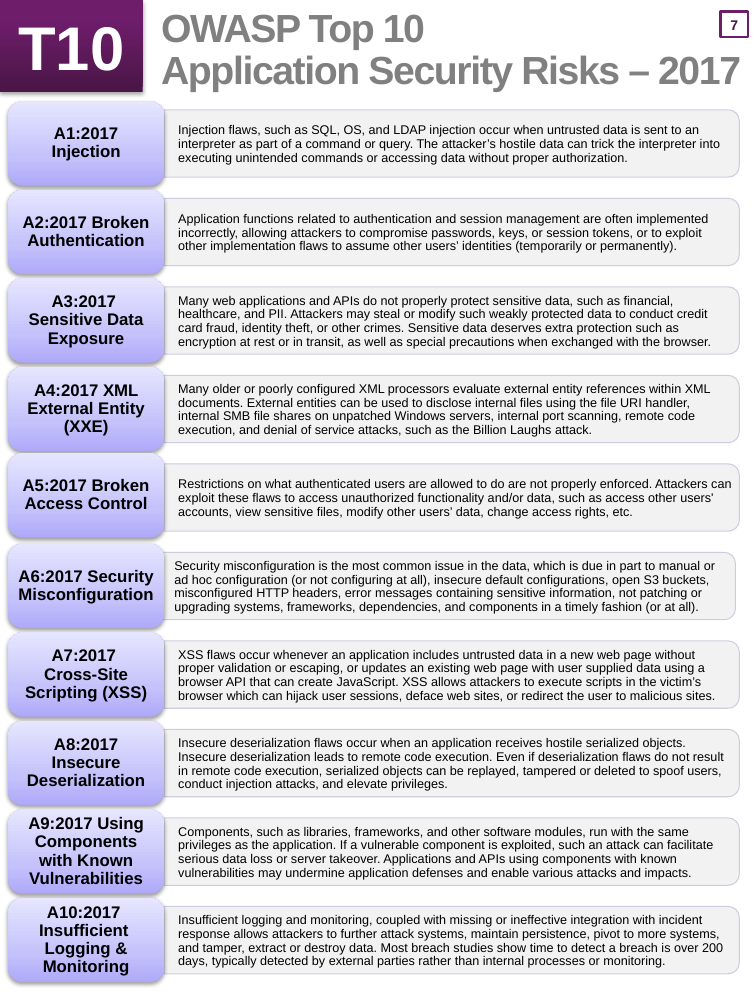
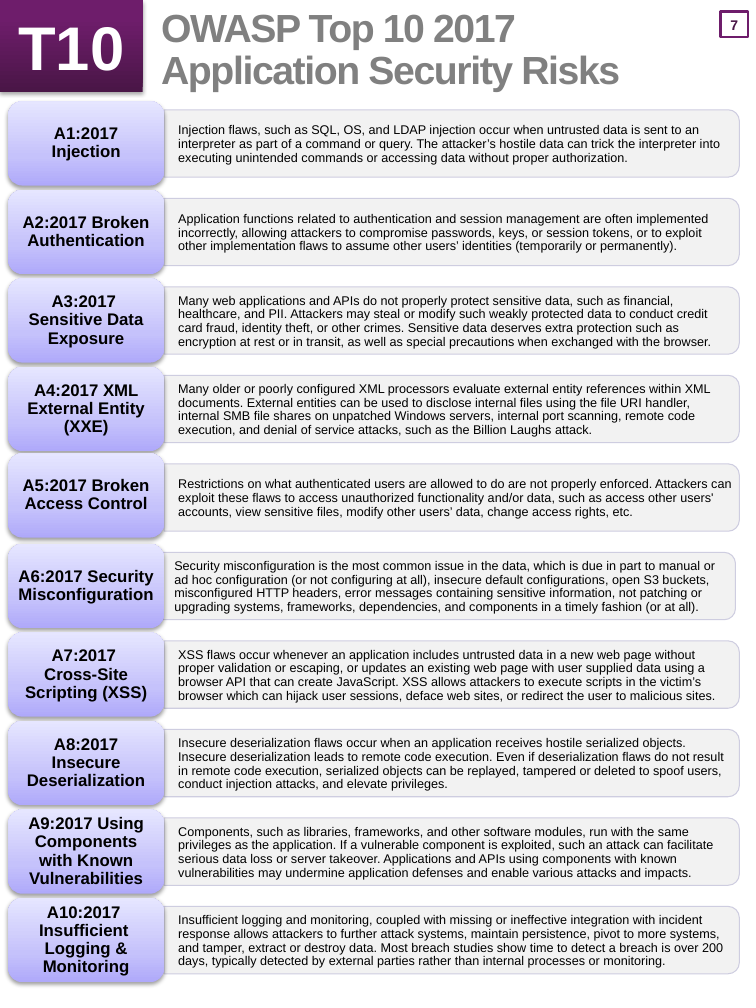
Before and after one commit to OWASP/Top10, a slide deck: slide 8 of 2017/OWASP Top 10 2017 GM (en).pptx. Drawn at 756x1008 pixels with LibreOffice and Linux fonts; fonts in the diff are those of the drawing. Boxes give left, top, right and bottom in pixels: in the first picture for what was removed or moved away, otherwise in the second. Text is boxed around its words. In the diff, an @@ line names an element or a change of style, - is before the commit and + after.

```diff
--- a/2017/OWASP Top 10 2017 GM (en).pptx
+++ b/2017/OWASP Top 10 2017 GM (en).pptx
@@ title at (161,14,620,92): text changed @@
-OWASP Top 10
-Application Security Risks – 2017
+OWASP Top 10 2017
+Application Security Risks
```
Also in this commit, not shown: 1 other file.
